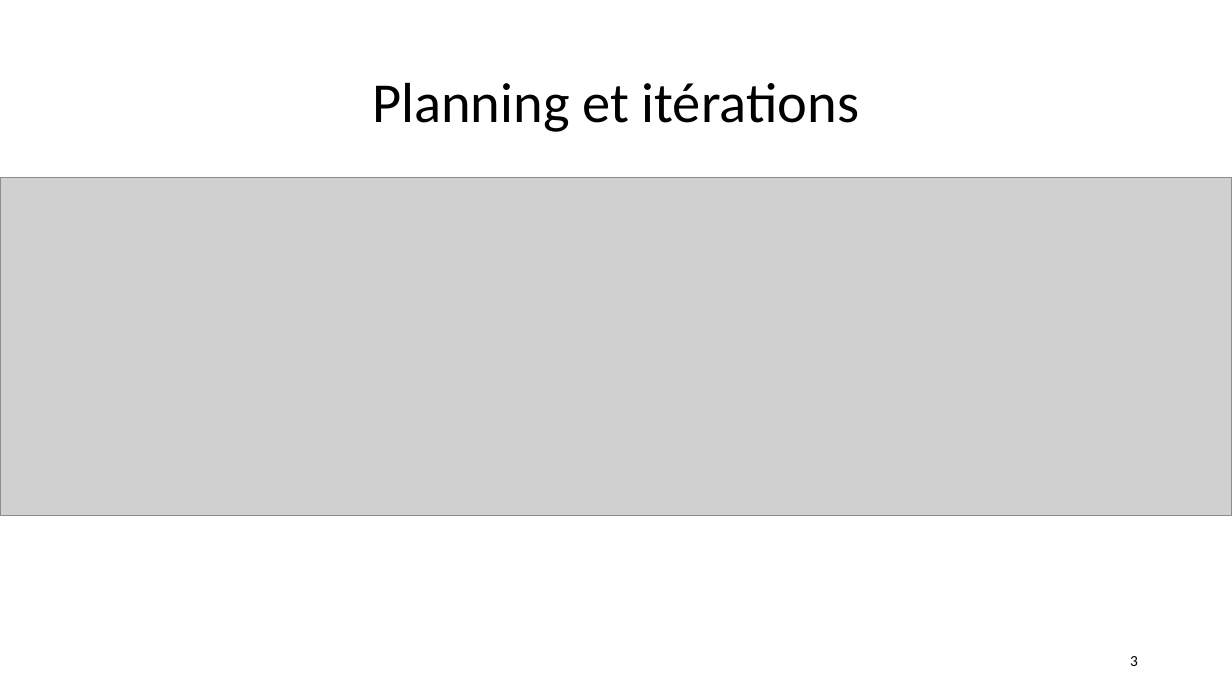
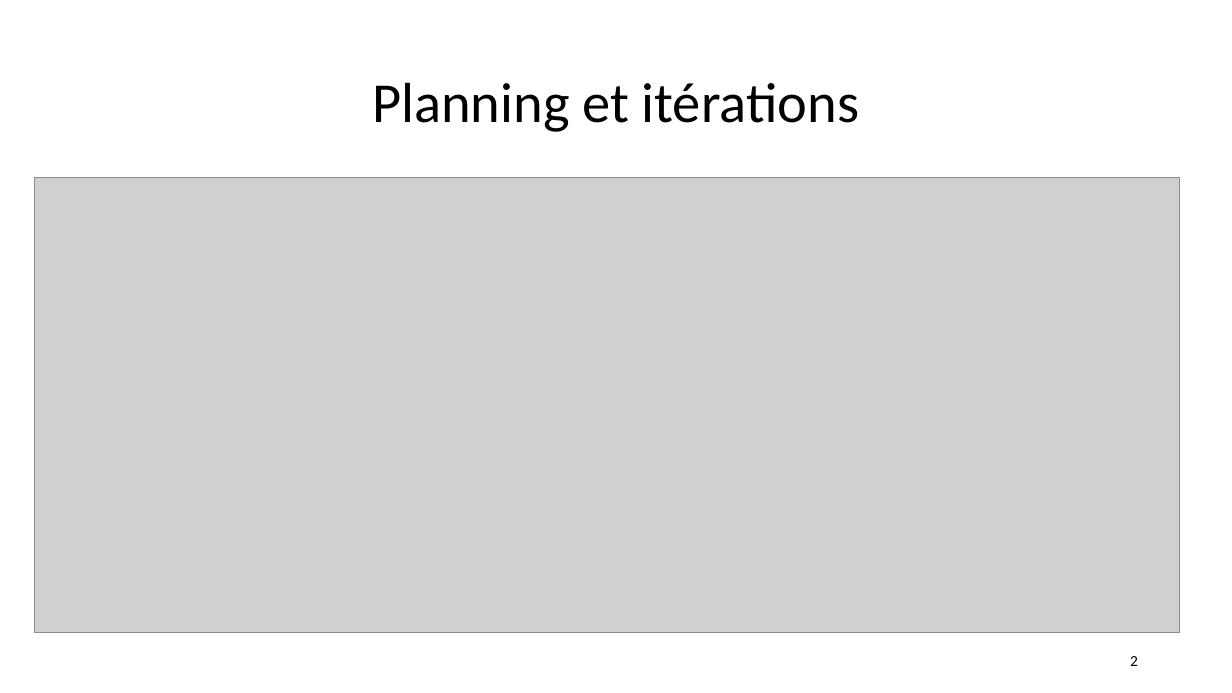
Before and after one commit to emmo78/Project_ConceptionOfMentorApp, a slide deck: slide 2 of Presentation_olivier_MOREL.pptx (slide 3 before the commit). Drawn at 1232x693 pixels with LibreOffice and Linux fonts; fonts in the diff are those of the drawing; grey boxes stand for pictures. Boxes give left, top, right and bottom in pixels: in the first picture for what was removed or moved away, otherwise in the second. Text is boxed around its words. In the diff, an @@ line names an element or a change of style, - is before the commit and + after.

```diff
--- a/Presentation_olivier_MOREL.pptx
+++ b/Presentation_olivier_MOREL.pptx
@@ picture resized from (x1=0, y1=177, x2=1232, y2=516) to (x1=34, y1=177, x2=1180, y2=632) @@
@@ page number at (x1=1130, y1=656, x2=1138, y2=666): text changed @@
-3
+2
```
Also in this commit, not shown: 1 other slide changed, 16 slides added, 1 slide removed, 2 other files.
